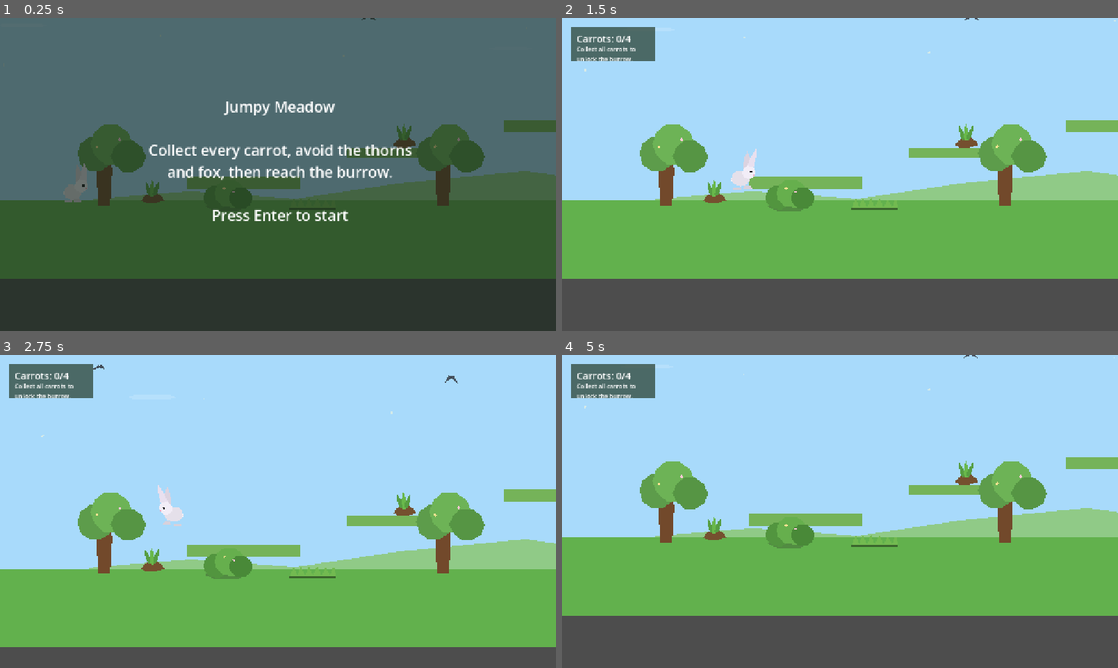
Above: before the commit, frames 1-4 (two rows, left to right).
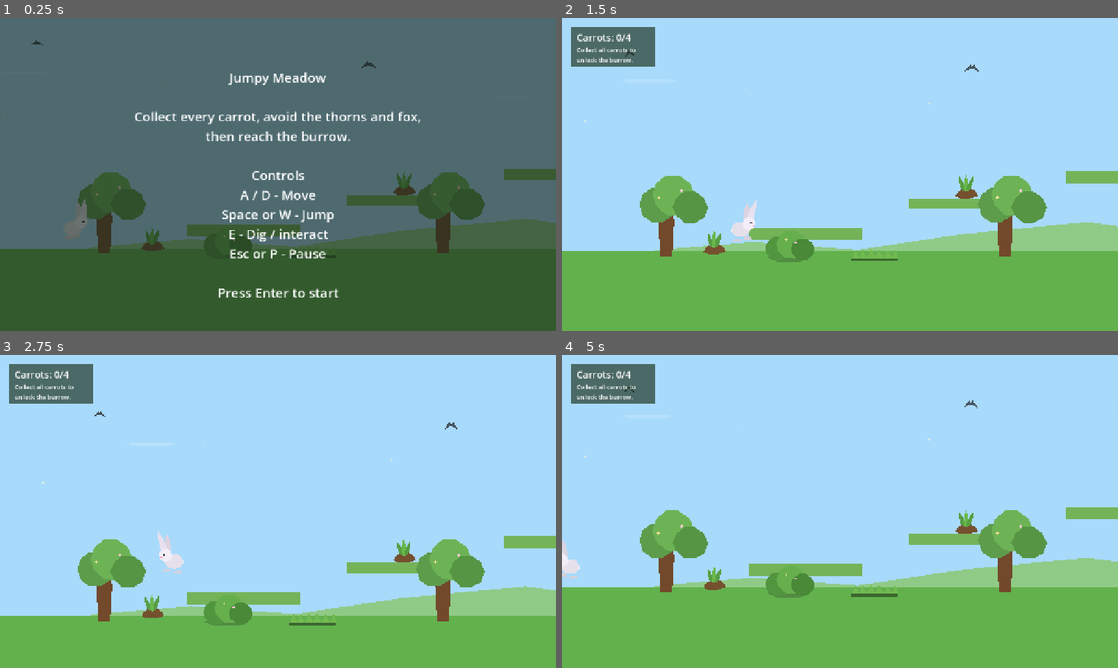
Above: after the commit, the same moments.

Repository: rOBloOm/rabbit-vibes
Game: Godot game, scene res://scenes/Main.tscn
Two runs of this game, one before a commit and one after it. Both use one fixed random seed, a clock stepped at 60 frames per second and the inputs below. Sound files missing from this copy of the repository are replaced by a short silence.
Inputs (mouse positions are in pixels of both pictures, inside the frame that each line leads up to):
- Up to frame 1 (0.25 s): no input
- Up to frame 2 (1.5 s): tap Enter (menu_accept) at 0.5 s; move the mouse to (962, 158) at 0.52 s; hold Space (jump) 0.53-1.28 s; hold D (move_right) from 0.53 s (still down); tap E (interact) at 0.6 s; click (962, 158) at 0.67 s; move the mouse to (728, 190) at 1.27 s; tap Space (jump) at 1.35 s
- Up to frame 3 (2.75 s): tap Space (jump) at 1.52, 1.82 s; tap E (interact) at 1.55, 2.1 s; move the mouse to (333, 442) at 2.02 s; release D (move_right) at 2.03 s; hold A (move_left) from 2.03 s (still down); hold Space (jump) from 2.03 s (still down)
- Up to frame 4 (5 s): move the mouse to (812, 574) at 2.77 s; release A (move_left) at 2.78 s; release Space (jump) at 2.78 s; hold D (move_right) 2.78-4.28 s; tap P at 2.85 s; click (812, 574) at 2.92 s; tap Space (jump) at 3.02, 3.32, 4.52, 4.82 s; tap E (interact) at 3.05, 4.35 s; tap R (restart_level) at 3.5, 4.15 s; move the mouse to (1006, 558) at 3.52 s; hold Space (jump) 3.53-4.28 s; tap Keypad Enter at 3.6 s; move the mouse to (673, 464) at 4.27 s; hold A (move_left) from 4.28 s (still down)

The runs differ from the first frame. In frame 1, 38% of the frame differs, in the area x 0-100%, y 0-100%; in frame 2, 41%; in frame 3, 31%; in frame 4, 40%.

Commit message:
made some small changes

Diff:
--- a/project.godot
+++ b/project.godot
@@ -14,10 +14,6 @@
 run/main_scene="res://scenes/Main.tscn"
 config/features=PackedStringArray("4.6", "Forward Plus")
 
-[rendering]
-
-renderer/rendering_method.web="gl_compatibility"
-
 [display]
 
 window/size/viewport_width=1280
--- a/scenes/CarrotPatch.tscn
+++ b/scenes/CarrotPatch.tscn
@@ -22,8 +22,41 @@
 color = Color(0.458824, 0.313726, 0.188235, 1)
 polygon = PackedVector2Array(-24, 8, -18, -2, -8, -8, 10, -10, 22, -2, 28, 8, 8, 14, -14, 14)
 
+[node name="SoilOutline" type="Polygon2D" parent="."]
+visible = false
+position = Vector2(0, -4)
+scale = Vector2(1.16, 1.16)
+color = Color(1, 0.956863, 0.568627, 0.55)
+polygon = PackedVector2Array(-24, 8, -18, -2, -8, -8, 10, -10, 22, -2, 28, 8, 8, 14, -14, 14)
+z_index = 1
+
 [node name="Leaves" type="Node2D" parent="."]
 position = Vector2(0, -18)
+
+[node name="LeafOutlineLeft" type="Polygon2D" parent="Leaves"]
+visible = false
+position = Vector2(-8, 0)
+rotation = -0.34
+scale = Vector2(1.22, 1.22)
+color = Color(0.956863, 1, 0.713726, 0.62)
+polygon = PackedVector2Array(-3, 10, -5, 2, -4, -12, 0, -24, 4, -12, 5, 2, 3, 10)
+z_index = 1
+
+[node name="LeafOutlineCenter" type="Polygon2D" parent="Leaves"]
+visible = false
+scale = Vector2(1.18, 1.18)
+color = Color(0.956863, 1, 0.713726, 0.65)
+polygon = PackedVector2Array(-3, 12, -5, 2, -4, -14, 0, -28, 4, -14, 5, 2, 3, 12)
+z_index = 1
+
+[node name="LeafOutlineRight" type="Polygon2D" parent="Leaves"]
+visible = false
+position = Vector2(8, 0)
+rotation = 0.34
+scale = Vector2(1.22, 1.22)
+color = Color(0.956863, 1, 0.713726, 0.62)
+polygon = PackedVector2Array(-3, 10, -5, 2, -4, -12, 0, -24, 4, -12, 5, 2, 3, 10)
+z_index = 1
 
 [node name="LeafLeft" type="Polygon2D" parent="Leaves"]
 position = Vector2(-8, 0)
--- a/scenes/Main.tscn
+++ b/scenes/Main.tscn
@@ -22,6 +22,8 @@
 size = Vector2(220, 26)
 [sub_resource type="RectangleShape2D" id="RectangleShape2D_platform_e"]
 size = Vector2(190, 24)
+[sub_resource type="RectangleShape2D" id="RectangleShape2D_world_wall"]
+size = Vector2(40, 1400)
 
 [node name="Main" type="Node2D"]
 script = ExtResource("1_main")
@@ -33,7 +35,7 @@
 [node name="Sky" type="Polygon2D" parent="."]
 position = Vector2(1600, 360)
 color = Color(0.662745, 0.854902, 0.988235, 1)
-polygon = PackedVector2Array(-1600, -360, 1600, -360, 1600, 360, -1600, 360)
+polygon = PackedVector2Array(-1600, -520, 1600, -520, 1600, 520, -1600, 520)
 
 [node name="Sun" type="Polygon2D" parent="."]
 position = Vector2(2700, 120)
@@ -62,7 +64,19 @@
 
 [node name="GroundVisual" type="Polygon2D" parent="Ground"]
 color = Color(0.388235, 0.694118, 0.305882, 1)
-polygon = PackedVector2Array(-1600, -90, 1600, -90, 1600, 90, -1600, 90)
+polygon = PackedVector2Array(-1600, -90, 1600, -90, 1600, 260, -1600, 260)
+
+[node name="LeftBoundary" type="StaticBody2D" parent="."]
+position = Vector2(-20, 320)
+
+[node name="CollisionShape2D" type="CollisionShape2D" parent="LeftBoundary"]
+shape = SubResource("RectangleShape2D_world_wall")
+
+[node name="RightBoundary" type="StaticBody2D" parent="."]
+position = Vector2(3220, 320)
+
+[node name="CollisionShape2D" type="CollisionShape2D" parent="RightBoundary"]
+shape = SubResource("RectangleShape2D_world_wall")
 
 [node name="PlatformA" type="StaticBody2D" parent="."]
 position = Vector2(560, 560)
@@ -105,7 +119,7 @@
 polygon = PackedVector2Array(-110, -13, 110, -13, 110, 13, -110, 13)
 
 [node name="PlatformE" type="StaticBody2D" parent="."]
-position = Vector2(2560, 350)
+position = Vector2(2240, 350)
 
 [node name="CollisionShape2D" type="CollisionShape2D" parent="PlatformE"]
 shape = SubResource("RectangleShape2D_platform_e")
@@ -148,7 +162,7 @@
 position = Vector2(1710, 348)
 
 [node name="CarrotPatchD" parent="." instance=ExtResource("5_carrot")]
-position = Vector2(2585, 328)
+position = Vector2(2265, 328)
 
 [node name="GoalBurrow" parent="." instance=ExtResource("8_goal")]
 position = Vector2(3090, 594)
@@ -175,27 +189,29 @@
 offset_left = 20.0
 offset_top = 20.0
 offset_right = 214.0
-offset_bottom = 100.0
+offset_bottom = 112.0
 
 [node name="CounterBackground" type="ColorRect" parent="Hud/CounterRoot"]
 offset_right = 194.0
-offset_bottom = 80.0
+offset_bottom = 92.0
 color = Color(0.137255, 0.219608, 0.14902, 0.7)
 
 [node name="CounterLabel" type="Label" parent="Hud/CounterRoot"]
 offset_left = 14.0
-offset_top = 12.0
+offset_top = 8.0
 offset_right = 184.0
-offset_bottom = 40.0
+offset_bottom = 42.0
 theme_override_font_sizes/font_size = 22
+vertical_alignment = 1
 text = "Carrots: 0/0"
 
 [node name="HintLabel" type="Label" parent="Hud/CounterRoot"]
 offset_left = 14.0
-offset_top = 42.0
+offset_top = 44.0
 offset_right = 182.0
-offset_bottom = 74.0
+offset_bottom = 86.0
 theme_override_font_sizes/font_size = 14
+vertical_alignment = 1
 text = "Collect all carrots to unlock the burrow."
 autowrap_mode = 3
 
@@ -209,14 +225,18 @@
 color = Color(0.0862745, 0.145098, 0.101961, 0.62)
 
 [node name="TitleLabel" type="Label" parent="Hud/TitleOverlay"]
-offset_left = 310.0
-offset_top = 180.0
-offset_right = 980.0
-offset_bottom = 430.0
-theme_override_font_sizes/font_size = 34
+anchor_left = 0.5
+anchor_top = 0.5
+anchor_right = 0.5
+anchor_bottom = 0.5
+offset_left = -335.0
+offset_top = -245.0
+offset_right = 335.0
+offset_bottom = 145.0
+theme_override_font_sizes/font_size = 30
 horizontal_alignment = 1
 vertical_alignment = 1
-text = "Jumpy Meadow\n\nCollect every carrot, avoid the thorns and fox, then reach the burrow.\n\nPress Enter to start"
+text = "Jumpy Meadow\n\nCollect every carrot, avoid the thorns and fox, then reach the burrow.\n\nControls\nA / D - Move\nSpace or W - Jump\nE - Dig / interact\nEsc or P - Pause\n\nPress Enter to start"
 autowrap_mode = 3
 
 [node name="PauseOverlay" type="Control" parent="Hud"]
--- a/scenes/Player.tscn
+++ b/scenes/Player.tscn
@@ -26,4 +26,5 @@
 
 [node name="Camera2D" type="Camera2D" parent="."]
 enabled = true
+position = Vector2(0, -120)
 position_smoothing_enabled = false
--- a/scripts/CarrotPatch.gd
+++ b/scripts/CarrotPatch.gd
@@ -4,32 +4,45 @@
 
 const DIG_DURATION := 0.55
 const REVEAL_DURATION := 0.35
+const MUNCH_SOUND := preload("res://assets/audio/carrot_munch.wav")
 
 @onready var _soil: Node2D = $Soil
+@onready var _soil_outline: Polygon2D = $SoilOutline
 @onready var _leaves: Node2D = $Leaves
+@onready var _leaf_outline_left: Polygon2D = $Leaves/LeafOutlineLeft
+@onready var _leaf_outline_center: Polygon2D = $Leaves/LeafOutlineCenter
+@onready var _leaf_outline_right: Polygon2D = $Leaves/LeafOutlineRight
 @onready var _hole: Polygon2D = $Hole
 @onready var _carrot: Polygon2D = $CarrotBody
 @onready var _munch_player: AudioStreamPlayer2D = $MunchPlayer
 
+var _outline_nodes: Array[Polygon2D] = []
+var _outline_base_colors: Array[Color] = []
 var _carrot_base_position := Vector2.ZERO
 var _anim_time := 0.0
 var _dig_timer := 0.0
 var _reveal_timer := 0.0
 var _digging := false
 var _collected := false
+var _player_nearby := false
 
 var can_interact: bool:
 	get: return not _digging and not _collected
 
 func _ready() -> void:
 	add_to_group("carrot_patches")
-	_munch_player.stream = AudioStreamWAV.load_from_file("res://assets/audio/carrot_munch.wav")
+	_munch_player.stream = MUNCH_SOUND
+	_outline_nodes = [_soil_outline, _leaf_outline_left, _leaf_outline_center, _leaf_outline_right]
+	for outline in _outline_nodes:
+		_outline_base_colors.append(outline.color)
+		outline.visible = false
 	_carrot_base_position = _carrot.position
 	_hole.visible = false
 	_carrot.visible = false
 
 func _process(delta: float) -> void:
 	_anim_time += delta
+	_update_outline_visual()
 	if _digging:
 		_dig_timer -= delta
 		var shake := sin(_anim_time * 24.0)
@@ -41,6 +54,7 @@
 			_hole.visible = true
 			_reveal_timer = REVEAL_DURATION
 			_carrot.visible = true
+			_player_nearby = false
 			_munch_player.pitch_scale = randf_range(0.94, 1.06)
 			_munch_player.play()
 			collected.emit()
@@ -65,4 +79,20 @@
 		return
 	_digging = true
 	_dig_timer = DIG_DURATION
+	_player_nearby = false
 	player.begin_dig(global_position, DIG_DURATION)
+
+func set_player_nearby(is_nearby: bool) -> void:
+	_player_nearby = is_nearby and can_interact
+
+func _update_outline_visual() -> void:
+	var should_show := _player_nearby and can_interact
+	var shimmer := 0.55 + 0.45 * sin(_anim_time * 6.6)
+	for i in range(_outline_nodes.size()):
+		var outline := _outline_nodes[i]
+		outline.visible = should_show
+		if not should_show:
+			continue
+		var color := _outline_base_colors[i]
+		color.a = color.a * shimmer
+		outline.color = color
--- a/scripts/Main.gd
+++ b/scripts/Main.gd
@@ -4,8 +4,9 @@
 const CAMERA_LIMIT_TOP := 0
 const CAMERA_LIMIT_RIGHT := 3200
 const CAMERA_LIMIT_BOTTOM := 900
+const MEADOW_THEME := preload("res://assets/audio/meadow_theme.wav")
 
-enum GameState { TITLE, PLAYING, PAUSED, WON }
+enum GameState { TITLE, PLAYING, PAUSED, WON, DEFEATED }
 
 var _counter_root: Control
 var _carrot_counter_label: Label
@@ -32,6 +33,8 @@
 	print("jumpy Main scene ready")
 
 func _input(event: InputEvent) -> void:
+	if _game_state == GameState.DEFEATED:
+		return
 	if event.is_action_pressed("menu_accept"):
 		if _game_state == GameState.TITLE:
 			_start_game()
@@ -44,7 +47,7 @@
 			_pause_game()
 		elif _game_state == GameState.PAUSED:
 			_resume_game()
-	elif event.is_action_pressed("restart_level") and _game_state != GameState.PLAYING:
+	elif event.is_action_pressed("restart_level") and _game_state in [GameState.TITLE, GameState.PAUSED, GameState.WON]:
 		_restart_scene()
 
 func _cache_nodes() -> void:
@@ -69,7 +72,7 @@
 func _configure_music() -> void:
 	var music_player: AudioStreamPlayer = $MusicPlayer
 	if music_player.stream == null:
-		music_player.stream = AudioStreamWAV.load_from_file("res://assets/audio/meadow_theme.wav")
+		music_player.stream = MEADOW_THEME
 	music_player.finished.connect(func() -> void: music_player.play())
 	_ensure_music_playing()
 
@@ -128,8 +131,19 @@
 func _on_player_defeated() -> void:
 	if _game_state != GameState.PLAYING:
 		return
+	_game_state = GameState.DEFEATED
+	_player.set_input_enabled(false)
+	_player.begin_death_animation()
+	get_tree().paused = true
+	await _player.death_animation_finished
+	if not is_inside_tree():
+		return
+	get_tree().paused = false
 	_player.reset_to(_player_spawn_position)
 	_player.set_input_enabled(true)
+	_game_state = GameState.PLAYING
+	_ensure_music_playing()
+	_update_overlay_visibility()
 
 func _on_goal_reached() -> void:
 	if _game_state != GameState.PLAYING:
--- a/scripts/Player.gd
+++ b/scripts/Player.gd
@@ -1,6 +1,7 @@
 extends CharacterBody2D
 
 signal defeated
+signal death_animation_finished
 
 const MAX_AIR_JUMPS := 1
 const MOVE_SPEED := 300.0
@@ -14,7 +15,12 @@
 const LOW_JUMP_GRAVITY_MULTIPLIER := 3.6
 const FALLING_GRAVITY_MULTIPLIER := 2.8
 const MAX_FALL_SPEED := 1450.0
-
+const JUMP_SOUND := preload("res://assets/audio/rabbit_jump.wav")
+const DEATH_ANIMATION_DURATION := 0.7
+const DEATH_SHAKE_X := 9.0
+const DEATH_SHAKE_Y := 6.0
+
+@onready var _collision_shape: CollisionShape2D = $CollisionShape2D
 @onready var _interaction_area: Area2D = $InteractionArea
 @onready var _jump_player: AudioStreamPlayer2D = $JumpPlayer
 @onready var _visual_root: Node2D = $BunnyVisual
@@ -31,14 +37,18 @@
 var _head_base_position := Vector2.ZERO
 var _front_foot_base_position := Vector2.ZERO
 var _back_foot_base_position := Vector2.ZERO
+var _tail_base_rotation := 0.0
 var _ear_front_base_rotation := 0.0
 var _ear_back_base_rotation := 0.0
+var _visual_base_modulate := Color.WHITE
 var _anim_time := 0.0
 var _facing := 1.0
 var _nearby_patches: Array = []
 var _dig_timer := 0.0
 var _air_jumps_remaining := MAX_AIR_JUMPS
 var _input_enabled := true
+var _death_animating := false
+var _death_elapsed := 0.0
 
 func _ready() -> void:
 	add_to_group("player")
@@ -47,13 +57,27 @@
 	_head_base_position = _head.position
 	_front_foot_base_position = _front_foot.position
 	_back_foot_base_position = _back_foot.position
+	_tail_base_rotation = _tail.rotation
 	_ear_front_base_rotation = _ear_front.rotation
 	_ear_back_base_rotation = _ear_back.rotation
-	_jump_player.stream = AudioStreamWAV.load_from_file("res://assets/audio/rabbit_jump.wav")
+	_visual_base_modulate = _visual_root.modulate
+	_jump_player.stream = JUMP_SOUND
 	_interaction_area.area_entered.connect(_on_interaction_area_entered)
 	_interaction_area.area_exited.connect(_on_interaction_area_exited)
+	_restore_visual_pose()
+
+func _process(delta: float) -> void:
+	if not _death_animating:
+		return
+	_death_elapsed = minf(_death_elapsed + delta, DEATH_ANIMATION_DURATION)
+	_apply_death_animation()
+	if _death_elapsed >= DEATH_ANIMATION_DURATION:
+		_death_animating = false
+		death_animation_finished.emit()
 
 func _physics_process(delta: float) -> void:
+	if _death_animating:
+		return
 	var current_velocity := velocity
 	var gravity := float(ProjectSettings.get_setting("physics/2d/default_gravity"))
 	var holding_jump := _input_enabled and Input.is_action_pressed("jump")
@@ -106,15 +130,72 @@
 	if not enabled: velocity = Vector2.ZERO
 
 func reset_to(world_position: Vector2) -> void:
+	process_mode = Node.PROCESS_MODE_PAUSABLE
+	_clear_patch_highlights()
 	global_position = world_position
 	velocity = Vector2.ZERO
 	_dig_timer = 0.0
 	_air_jumps_remaining = MAX_AIR_JUMPS
 	_nearby_patches.clear()
+	_death_animating = false
+	_death_elapsed = 0.0
+	_interaction_area.monitoring = true
+	_collision_shape.disabled = false
+	_restore_visual_pose()
+
+func begin_death_animation() -> void:
+	if _death_animating:
+		return
+	process_mode = Node.PROCESS_MODE_ALWAYS
+	_input_enabled = false
+	velocity = Vector2.ZERO
+	_dig_timer = 0.0
+	_death_animating = true
+	_death_elapsed = 0.0
+	_clear_patch_highlights()
+	_nearby_patches.clear()
+	_interaction_area.monitoring = false
+	_collision_shape.disabled = true
+	_jump_player.stop()
+	_apply_death_animation()
+
+func defeat() -> void:
+	if _death_animating:
+		return
+	defeated.emit()
+
+func _restore_visual_pose() -> void:
 	_visual_root.position = _visual_base_position
-
-func defeat() -> void:
-	defeated.emit()
+	var visual_scale_x := _facing if absf(_facing) > 0.01 else 1.0
+	_visual_root.scale = Vector2(visual_scale_x, 1.0)
+	_visual_root.modulate = _visual_base_modulate
+	_body.scale = _body_base_scale
+	_head.position = _head_base_position
+	_front_foot.position = _front_foot_base_position
+	_back_foot.position = _back_foot_base_position
+	_tail.rotation = _tail_base_rotation
+	_ear_front.rotation = _ear_front_base_rotation
+	_ear_back.rotation = _ear_back_base_rotation
+
+func _apply_death_animation() -> void:
+	var t := clampf(_death_elapsed / DEATH_ANIMATION_DURATION, 0.0, 1.0)
+	var rumble := 1.0 - t
+	var shake := Vector2(
+		sin(_death_elapsed * 58.0) * DEATH_SHAKE_X * rumble,
+		cos(_death_elapsed * 74.0) * DEATH_SHAKE_Y * rumble
+	)
+	_visual_root.position = _visual_base_position + shake
+	_visual_root.scale = Vector2(_facing, 1.0)
+	var tint := _visual_base_modulate
+	tint.a = lerpf(_visual_base_modulate.a, 0.0, t)
+	_visual_root.modulate = tint
+	_body.scale = _body_base_scale + Vector2(0.08 * t, -0.2 * t)
+	_head.position = _head_base_position + Vector2(2.0 * rumble, -5.0 * t)
+	_front_foot.position = _front_foot_base_position + Vector2(6.0 * rumble, 4.0 * t)
+	_back_foot.position = _back_foot_base_position + Vector2(3.0 * rumble, 5.0 * t)
+	_tail.rotation = _tail_base_rotation - 0.35 * t
+	_ear_front.rotation = _ear_front_base_rotation + 0.42 * t
+	_ear_back.rotation = _ear_back_base_rotation + 0.34 * t
 
 func _perform_jump(current_velocity: Vector2, is_double_jump: bool) -> Vector2:
 	current_velocity.y = JUMP_VELOCITY * 0.94 if is_double_jump else JUMP_VELOCITY
@@ -141,10 +222,21 @@
 	return true
 
 func _on_interaction_area_entered(area: Area2D) -> void:
-	if area.is_in_group("carrot_patches") and not _nearby_patches.has(area): _nearby_patches.append(area)
+	if area.is_in_group("carrot_patches"):
+		if not _nearby_patches.has(area):
+			_nearby_patches.append(area)
+		if area.has_method("set_player_nearby"):
+			area.set_player_nearby(true)
 
 func _on_interaction_area_exited(area: Area2D) -> void:
+	if area.is_in_group("carrot_patches") and area.has_method("set_player_nearby"):
+		area.set_player_nearby(false)
 	_nearby_patches.erase(area)
+
+func _clear_patch_highlights() -> void:
+	for patch in _nearby_patches:
+		if is_instance_valid(patch) and patch.has_method("set_player_nearby"):
+			patch.set_player_nearby(false)
 
 func _update_visuals(delta: float) -> void:
 	var speed_ratio := clampf(absf(velocity.x) / MOVE_SPEED, 0.0, 1.0)
Not shown: 1 places in scenes/Main.tscn that only renumber resources
Not shown, changed: documents/project-memory.md
Not shown, added: tools/serve_web_export.mjs
